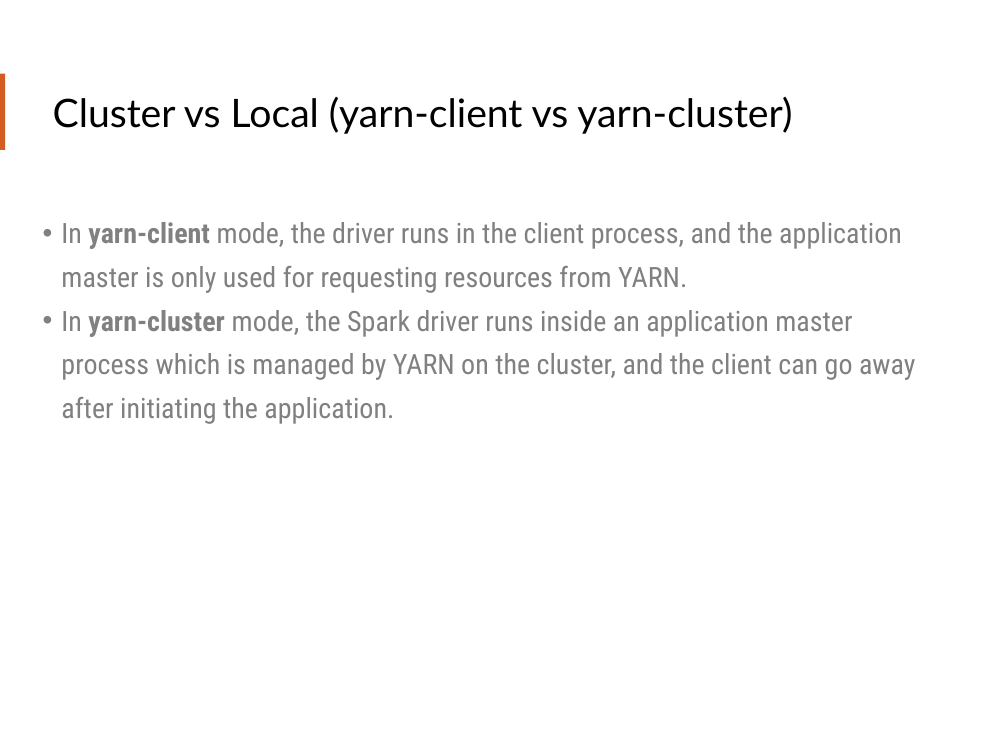
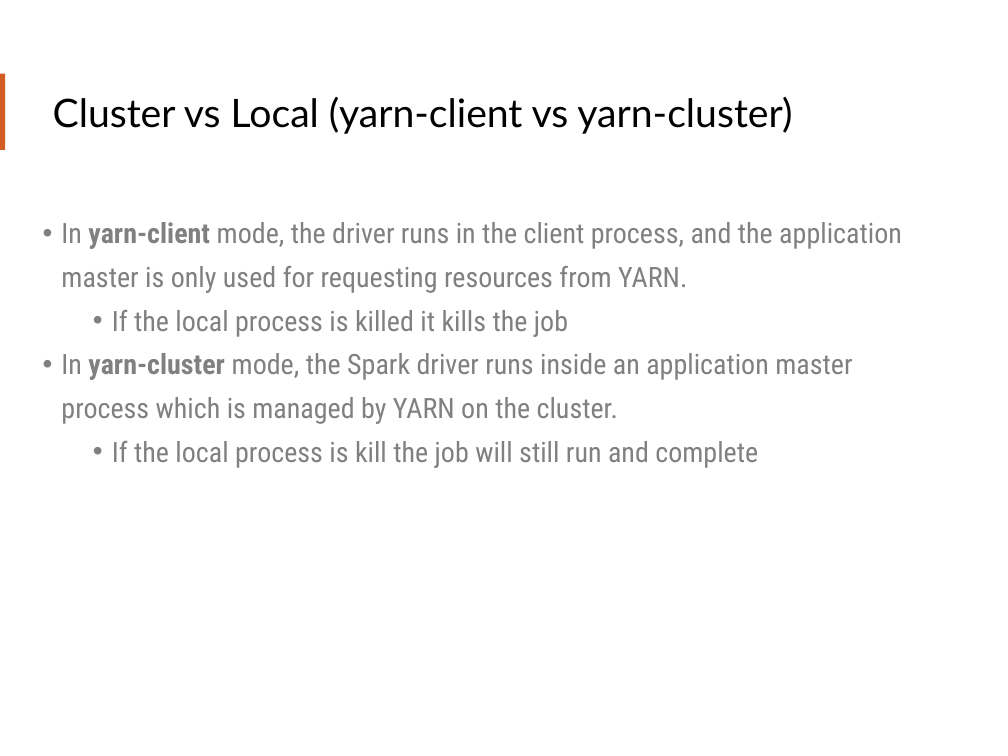
Before and after one commit to teamclairvoyant/intro-to-spark, a slide deck: slide 29 of Intro to Apache Spark Slides.pptx. Drawn at 1008x756 pixels with LibreOffice and Linux fonts; fonts in the diff are those of the drawing. Boxes give left, top, right and bottom in pixels: in the first picture for what was removed or moved away, otherwise in the second. Text is boxed around its words. In the diff, an @@ line names an element or a change of style, - is before the commit and + after.

```diff
--- a/Intro to Apache Spark Slides.pptx
+++ b/Intro to Apache Spark Slides.pptx
@@ text at (61, 310, 852, 468): text changed @@
-• In yarn-cluster mode, the Spark driver runs inside an application master process which is managed by YARN on the cluster, and the client can go away after initiating the application.
+  • If the local process is killed it kills the job
+• In yarn-cluster mode, the Spark driver runs inside an application master process which is managed by YARN on the cluster.
+  • If the local process is kill the job will still run and complete
```
Also in this commit, not shown: 20 other slides changed, 3 slides added, 1 slide removed.
